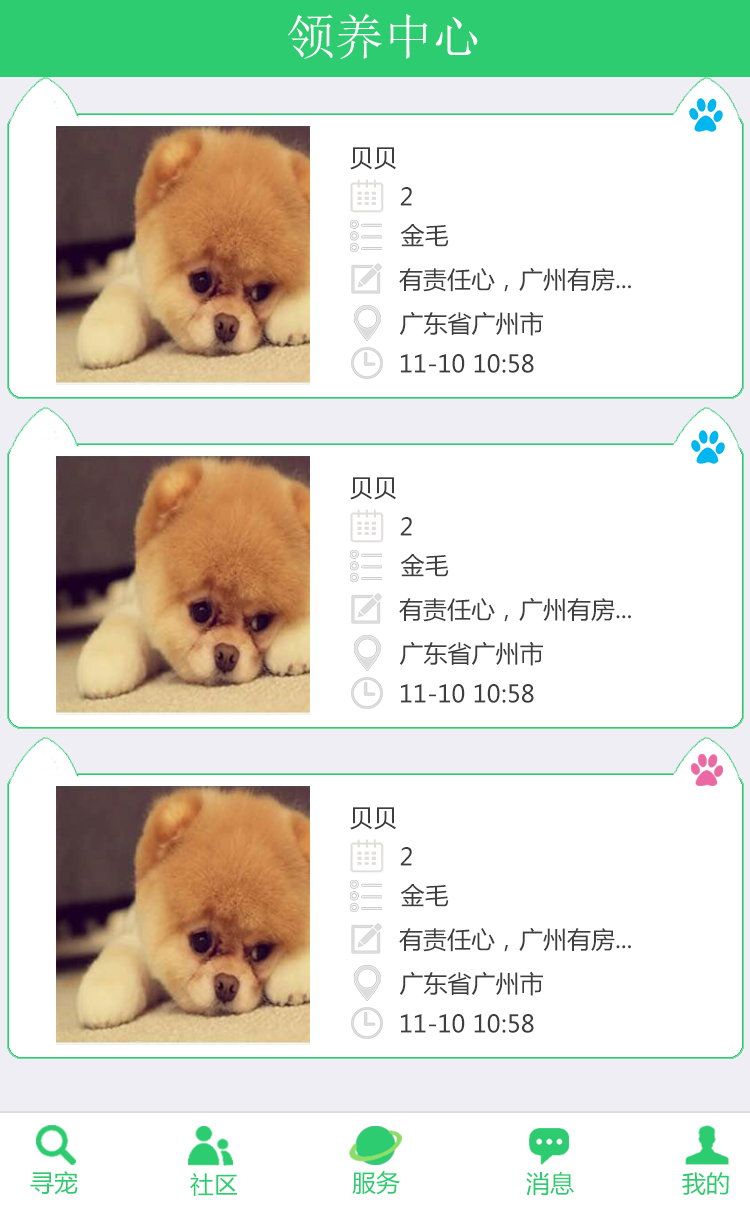
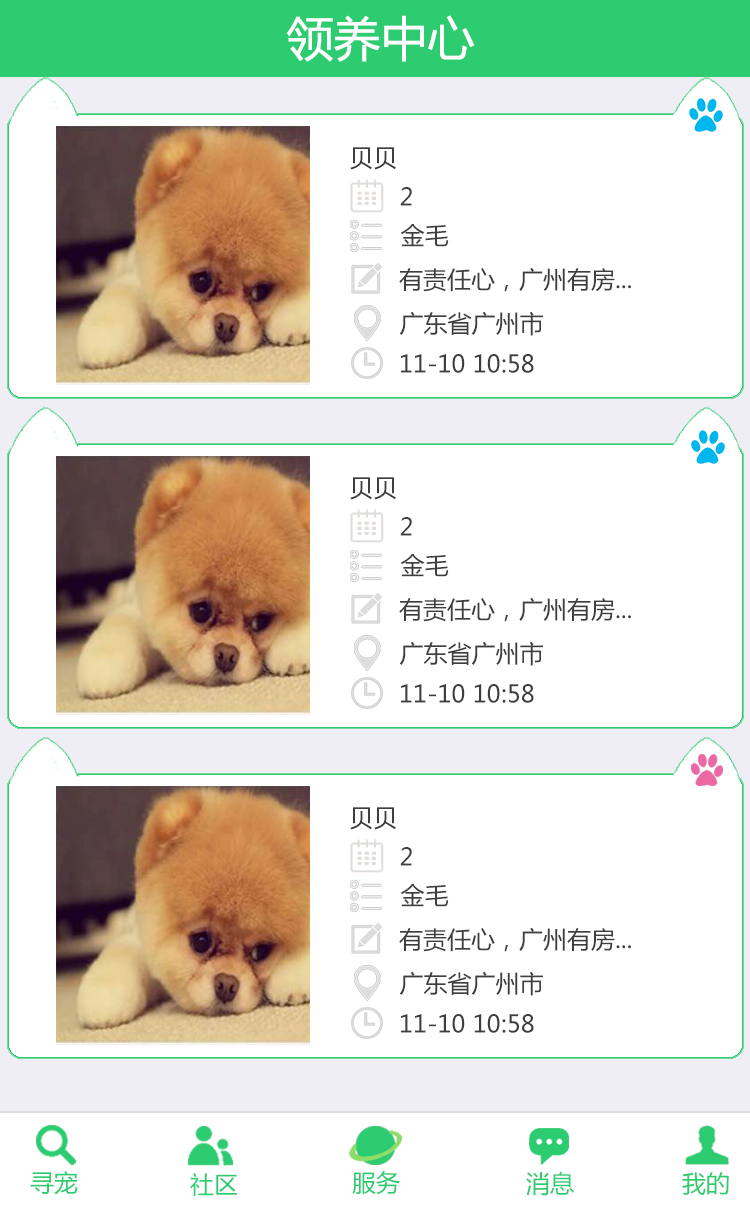
Layered file, before and after one edit (750x1206). Changes by layer:
painted on "领养中心" over [286, 13, 478, 62]
